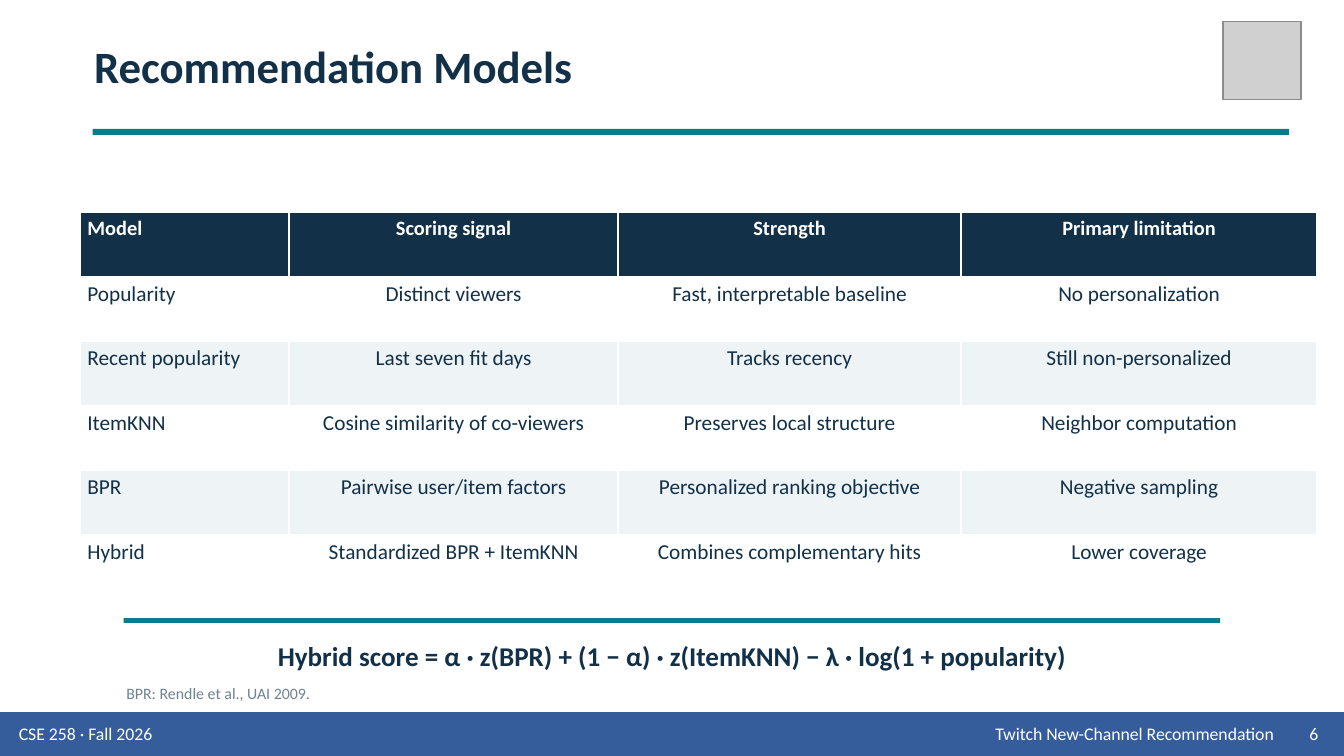
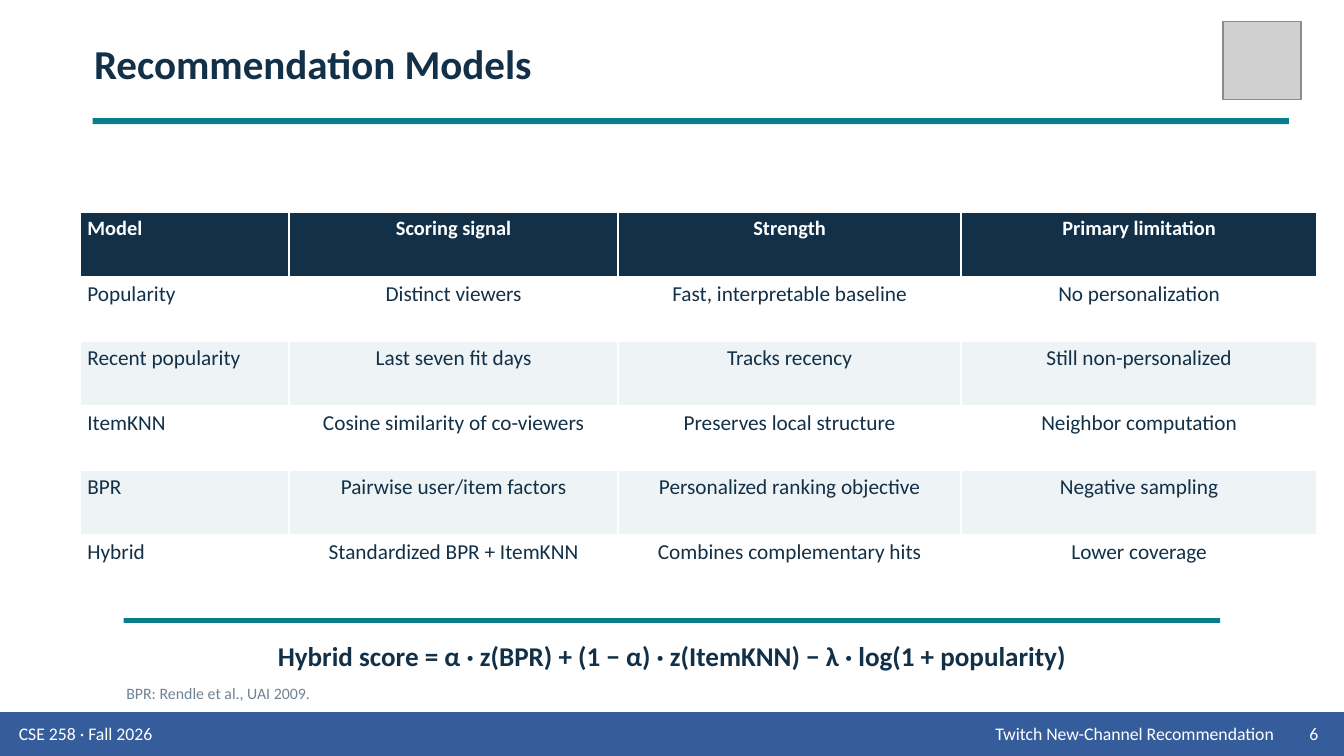
Before and after one commit to Wen-Chieh-Lo/You-know-who-did-God-did-, a slide deck: slide 6 of presentation/Group_9_Presentation_Twitch.pptx. Drawn at 1344x756 pixels with LibreOffice and Linux fonts; fonts in the diff are those of the drawing; grey boxes stand for pictures. Boxes give left, top, right and bottom in pixels: in the first picture for what was removed or moved away, otherwise in the second. Text is boxed around its words. In the diff, an @@ line names an element or a change of style, - is before the commit and + after.

```diff
--- a/presentation/Group_9_Presentation_Twitch.pptx
+++ b/presentation/Group_9_Presentation_Twitch.pptx
@@ text "Recommendation Models" at (94,50,532,80): size 24 to 22 pt; vertical alignment top to middle @@
@@ rectangle: place and size @@
-rectangle at (93,129,1289,134)
+rectangle at (93,118,1289,124)
```
Also in this commit, not shown: 13 other slides changed, 1 slide added, 1 slide removed, 2 other files.
